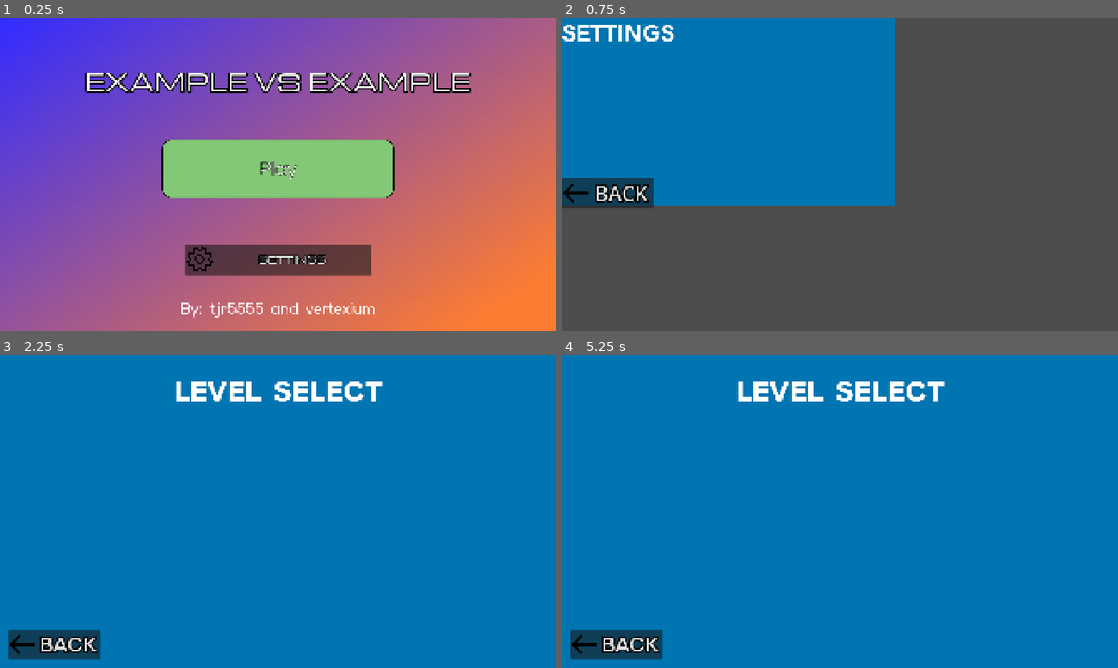
Above: before the commit, frames 1-4 (two rows, left to right).
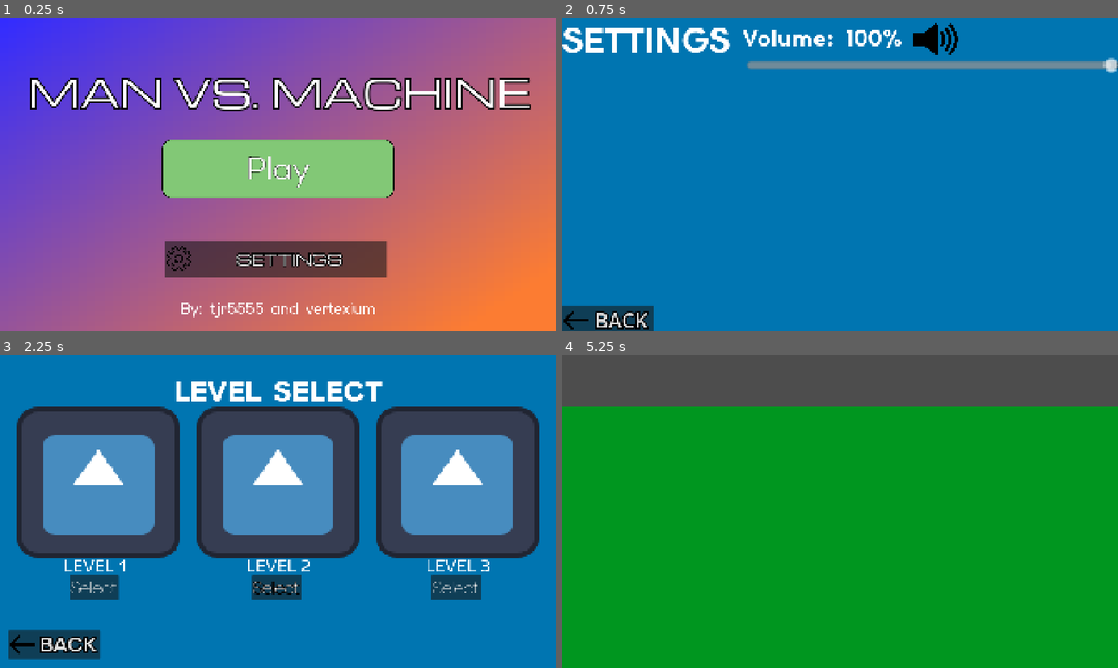
Above: after the commit, the same moments.

Repository: vert-exium/pvzuntitled
Game: Godot game, scene res://scenes/main_menu.tscn
The game is run twice, just before and just after one commit, with the same random seed, the same clock (stepped at 60 frames per second) and the same inputs. The engine's default icon, where the game draws it, is replaced by a stand-in: a white triangle on a blue panel in a dark square.
Inputs (mouse positions are in pixels of both pictures, inside the frame that each line leads up to):
- Up to frame 1 (0.25 s): no input
- Up to frame 2 (0.75 s): click "SETTINGS" at 0.5 s
- Up to frame 3 (2.25 s): click "BACK" at 1.25 s; click "Play" at 2 s
- Up to frame 4 (5.25 s): click "BACK" at 2.75 s; click "Play" at 3.5 s; click (656, 586) at 4.25 s, where only the run after the commit has a clickable "Select"; click (840, 586) at 5 s, where only the run after the commit has a clickable "Select"

The runs differ from the first frame. In frame 1, 8.6% of the frame differs, in the area x 5-96%, y 17-83%; in frame 2, 68%; in frame 3, 45%; in frame 4, 100%, in the area x 0-100%, y 0-100%.

Commit message:
menusss 2

Diff:
--- /dev/null
+++ b/scenes/energy_label.gd
@@ -0,0 +1,4 @@
+extends Label
+
+
+#script for increasing and changing energy per second
--- a/scenes/game_ui.tscn
+++ b/scenes/game_ui.tscn
@@ -1,4 +1,6 @@
 [gd_scene format=3 uid="uid://ewxvdstklbsl"]
+
+[ext_resource type="Script" uid="uid://c6hcj00585rek" path="res://scenes/energy_label.gd" id="1_yubou"]
 
 [node name="GameUI" type="CanvasLayer" unique_id=273287525]
 
@@ -10,7 +12,10 @@
 layout_mode = 0
 offset_right = 420.0
 offset_bottom = 180.0
-text = "ENERGY LABEL"
+text = "ENGERY:
+ENERGY/SECOND:
+HP: "
+script = ExtResource("1_yubou")
 
 [node name="CardBar" type="HBoxContainer" parent="." unique_id=828520296]
 offset_left = 440.0
--- a/scenes/level_select.tscn
+++ b/scenes/level_select.tscn
@@ -1,11 +1,16 @@
 [gd_scene format=3 uid="uid://xsquj3ske6qv"]
 
+[ext_resource type="Script" uid="uid://djrwm56pn46g1" path="res://scripts/level_select.gd" id="1_7plkq"]
 [ext_resource type="FontFile" uid="uid://bdnkrwic58f6h" path="res://fonts/Elms_Sans/static/ElmsSans-Bold.ttf" id="1_rif6e"]
 [ext_resource type="Texture2D" uid="uid://bv5plsb6jrxq0" path="res://images/arrow-left-alt-5ufw09e1z3jbk920li7a28.png" id="2_2epne"]
 [ext_resource type="Script" uid="uid://dy5ceipj7oo6b" path="res://scripts/backButtonLevelSelect.gd" id="3_2epne"]
 [ext_resource type="FontFile" uid="uid://di5wsmuetgqtb" path="res://fonts/Elms_Sans/static/ElmsSans-Black.ttf" id="4_chg43"]
+[ext_resource type="Texture2D" uid="uid://c7weaqosvu30c" path="res://icon.svg" id="5_4nqmc"]
+[ext_resource type="FontFile" uid="uid://dvhw1n6ktemgr" path="res://fonts/Elms_Sans/ElmsSans-VariableFont_wght.ttf" id="6_7plkq"]
+[ext_resource type="FontFile" uid="uid://y2neaplfhgqr" path="res://fonts/Play/Play-Regular.ttf" id="7_ckc44"]
 
 [node name="level_select" type="Node2D" unique_id=1904087363]
+script = ExtResource("1_7plkq")
 
 [node name="ColorRect" type="ColorRect" parent="." unique_id=1488979302]
 offset_right = 1920.0
@@ -46,4 +51,105 @@
 points = PackedVector2Array(980, -120, 980, -20)
 width = 4.0
 
+[node name="Control" type="Control" parent="." unique_id=519673733]
+layout_mode = 3
+anchors_preset = 0
+offset_left = 60.0
+offset_top = 180.0
+offset_right = 1860.0
+offset_bottom = 860.0
+
+[node name="levelOnePlaceholder" type="TextureRect" parent="Control" unique_id=904924964]
+layout_mode = 0
+offset_right = 560.0
+offset_bottom = 520.0
+texture = ExtResource("5_4nqmc")
+
+[node name="levelOneButton" type="Button" parent="Control/levelOnePlaceholder" unique_id=960099645]
+layout_mode = 0
+offset_left = 180.0
+offset_top = 580.0
+offset_right = 351.0
+offset_bottom = 666.0
+theme_override_fonts/font = ExtResource("6_7plkq")
+theme_override_font_sizes/font_size = 60
+text = "Select"
+
+[node name="levelOneLabel" type="Label" parent="Control/levelOnePlaceholder" unique_id=375382525]
+layout_mode = 0
+offset_left = 160.0
+offset_top = 510.0
+offset_right = 580.0
+offset_bottom = 582.0
+theme_override_fonts/font = ExtResource("7_ckc44")
+theme_override_font_sizes/font_size = 61
+text = "LEVEL 1"
+
+[node name="ScrollContainer" type="ScrollContainer" parent="Control" unique_id=369521934]
+layout_mode = 0
+offset_right = 1810.0
+offset_bottom = 680.0
+metadata/_edit_lock_ = true
+
+[node name="VBoxContainer" type="VBoxContainer" parent="Control/ScrollContainer" unique_id=877726098]
+layout_mode = 2
+
+[node name="levelTwoPlacholder" type="TextureRect" parent="Control" unique_id=320409771]
+layout_mode = 0
+offset_left = 620.0
+offset_right = 1180.0
+offset_bottom = 520.0
+texture = ExtResource("5_4nqmc")
+
+[node name="levelTwoButton" type="Button" parent="Control/levelTwoPlacholder" unique_id=1858047613]
+layout_mode = 0
+offset_left = 190.0
+offset_top = 580.0
+offset_right = 361.0
+offset_bottom = 666.0
+theme_override_colors/font_hover_color = Color(0, 0.9490196, 0, 1)
+theme_override_constants/outline_size = 10
+theme_override_fonts/font = ExtResource("6_7plkq")
+theme_override_font_sizes/font_size = 60
+text = "Select"
+
+[node name="lvlTwoLabel" type="Label" parent="Control/levelTwoPlacholder" unique_id=1569948347]
+layout_mode = 0
+offset_left = 170.0
+offset_top = 510.0
+offset_right = 590.0
+offset_bottom = 582.0
+theme_override_fonts/font = ExtResource("7_ckc44")
+theme_override_font_sizes/font_size = 61
+text = "LEVEL 2"
+
+[node name="levelThreePlaceholder" type="TextureRect" parent="Control" unique_id=314726784]
+layout_mode = 0
+offset_left = 1240.0
+offset_right = 1800.0
+offset_bottom = 520.0
+texture = ExtResource("5_4nqmc")
+
+[node name="levelThreeLabel" type="Label" parent="Control/levelThreePlaceholder" unique_id=1014316134]
+layout_mode = 0
+offset_left = 170.0
+offset_top = 510.0
+offset_right = 590.0
+offset_bottom = 582.0
+theme_override_fonts/font = ExtResource("7_ckc44")
+theme_override_font_sizes/font_size = 61
+text = "LEVEL 3"
+
+[node name="levelThreeButton" type="Button" parent="Control/levelThreePlaceholder" unique_id=1121689480]
+layout_mode = 0
+offset_left = 190.0
+offset_top = 580.0
+offset_right = 361.0
+offset_bottom = 666.0
+theme_override_fonts/font = ExtResource("6_7plkq")
+theme_override_font_sizes/font_size = 60
+text = "Select"
+
 [connection signal="pressed" from="Button" to="Button" method="_on_pressed"]
+[connection signal="pressed" from="Control/levelOnePlaceholder/levelOneButton" to="." method="_on_level_one_button_pressed"]
+[connection signal="pressed" from="Control/levelTwoPlacholder/levelTwoButton" to="." method="_on_level_two_button_pressed"]
--- a/scenes/main_menu.tscn
+++ b/scenes/main_menu.tscn
@@ -35,14 +35,14 @@
 text = "By: tjr5555 and vertexium"
 
 [node name="placeholderTitle" type="Label" parent="." unique_id=940206827]
-offset_left = 240.0
+offset_left = 96.0
 offset_top = 160.0
-offset_right = 1680.0
-offset_bottom = 331.0
+offset_right = 1830.0
+offset_bottom = 347.0
 theme_override_constants/outline_size = 20
 theme_override_fonts/font = ExtResource("2_oa1go")
-theme_override_font_sizes/font_size = 80
-text = "EXAMPLE VS EXAMPLE"
+theme_override_font_sizes/font_size = 131
+text = "MAN VS. MACHINE"
 horizontal_alignment = 1
 
 [node name="VBoxContainer" type="VBoxContainer" parent="." unique_id=643310727]
@@ -70,21 +70,21 @@
 offset_bottom = 200.0
 theme_override_constants/outline_size = 6
 theme_override_fonts/font = ExtResource("8_5dd4i")
-theme_override_font_sizes/font_size = 65
+theme_override_font_sizes/font_size = 108
 text = "Play"
 horizontal_alignment = 1
 vertical_alignment = 1
 
 [node name="settings" type="Button" parent="." unique_id=618587166]
-offset_left = 640.0
-offset_top = 780.0
-offset_right = 1283.0
-offset_bottom = 888.0
+offset_left = 568.0
+offset_top = 768.0
+offset_right = 1336.0
+offset_bottom = 896.0
 theme_override_colors/font_hover_color = Color(0, 1, 0, 1)
 theme_override_colors/font_outline_color = Color(0, 0, 0, 1)
 theme_override_constants/outline_size = 17
 theme_override_fonts/font = ExtResource("2_oa1go")
-theme_override_font_sizes/font_size = 32
+theme_override_font_sizes/font_size = 50
 text = "SETTINGS"
 icon = ExtResource("4_wu84c")
 script = ExtResource("6_rtw2f")
--- a/scenes/settings_menu.tscn
+++ b/scenes/settings_menu.tscn
@@ -3,18 +3,21 @@
 [ext_resource type="Texture2D" uid="uid://bv5plsb6jrxq0" path="res://images/arrow-left-alt-5ufw09e1z3jbk920li7a28.png" id="2_labj1"]
 [ext_resource type="Script" uid="uid://cuxmb71yrb1nr" path="res://scripts/backButtonSettings.gd" id="3_lwwgp"]
 [ext_resource type="FontFile" uid="uid://mt6luuxvugxh" path="res://fonts/Elms_Sans/static/ElmsSans-ExtraBold.ttf" id="3_wswnh"]
+[ext_resource type="Script" uid="uid://b351regwl47rp" path="res://scripts/musVolumeSlider.gd" id="4_labj1"]
+[ext_resource type="Texture2D" uid="uid://cbtedtn7saxvi" path="res://images/images__2_-removebg-preview.png" id="5_lwwgp"]
 
 [node name="settings_menu" type="Node2D" unique_id=392846876]
 
 [node name="ColorRect" type="ColorRect" parent="." unique_id=556492146]
-offset_right = 1152.0
-offset_bottom = 649.0
+offset_right = 1928.0
+offset_bottom = 1096.0
 color = Color(7.70092e-07, 0.45780808, 0.69570243, 1)
+metadata/_edit_lock_ = true
 
 [node name="Button" type="Button" parent="." unique_id=45939631]
-offset_top = 553.0
+offset_top = 992.0
 offset_right = 317.0
-offset_bottom = 650.0
+offset_bottom = 1096.0
 theme_override_colors/font_hover_color = Color(0, 1, 0, 1)
 theme_override_colors/font_outline_color = Color(0, 0, 0, 1)
 theme_override_constants/outline_size = 20
@@ -23,12 +26,36 @@
 icon = ExtResource("2_labj1")
 script = ExtResource("3_lwwgp")
 
-[node name="placeholderTitle" type="Label" parent="." unique_id=77057010]
-offset_right = 1151.0
-offset_bottom = 122.0
+[node name="musicVol" type="Label" parent="." unique_id=1607656417]
+offset_left = 624.0
+offset_top = 16.0
+offset_right = 1775.0
+offset_bottom = 227.0
 theme_override_fonts/font = ExtResource("3_wswnh")
 theme_override_font_sizes/font_size = 80
+text = "Volume: 100%"
+
+[node name="placeholderTitle" type="Label" parent="." unique_id=77057010]
+offset_right = 608.0
+offset_bottom = 211.0
+theme_override_fonts/font = ExtResource("3_wswnh")
+theme_override_font_sizes/font_size = 119
 text = "SETTINGS
 "
 
+[node name="musVolumeSlider" type="HSlider" parent="." unique_id=214626487]
+offset_left = 639.99994
+offset_top = 96.0
+offset_right = 1023.99994
+offset_bottom = 136.0
+scale = Vector2(3.345, 3.345)
+value = 100.0
+script = ExtResource("4_labj1")
+
+[node name="volIcon" type="Sprite2D" parent="." unique_id=1023952827]
+position = Vector2(1288.0001, 72)
+scale = Vector2(0.55333334, 0.5)
+texture = ExtResource("5_lwwgp")
+
 [connection signal="pressed" from="Button" to="Button" method="_on_pressed"]
+[connection signal="value_changed" from="musVolumeSlider" to="musVolumeSlider" method="_on_value_changed"]
--- a/scripts/global.gd
+++ b/scripts/global.gd
@@ -1,3 +1,5 @@
 extends Node
-
+var musicVolume = 100
+var ingameEnergy = 0
+var energyPerSecond = 0
 # Global script:
--- /dev/null
+++ b/scripts/level_select.gd
@@ -0,0 +1,11 @@
+extends Node2D
+
+func _on_level_two_button_pressed() -> void:
+	get_tree().change_scene_to_file("res://scenes/Level.tscn")
+	pass # Replace with function body.
+
+
+
+func _on_level_one_button_pressed() -> void:
+	get_tree().change_scene_to_file("res://scenes/Level.tscn")
+	pass # Replace with function body.
--- /dev/null
+++ b/scripts/musVolumeSlider.gd
@@ -0,0 +1,8 @@
+extends HSlider
+
+
+
+func _on_value_changed(value: int) -> void:
+	print(value)
+	$"../musicVol".text = "Volume: " + str(value) + "%"
+	pass # Replace with function body.
Binary file added: images/images__2_-removebg-preview.png
Not shown, added: images/images__2_-removebg-preview.png.import
Not shown, added: scenes/energy_label.gd.uid
Not shown, added: scripts/level_select.gd.uid
Not shown, added: scripts/musVolumeSlider.gd.uid
